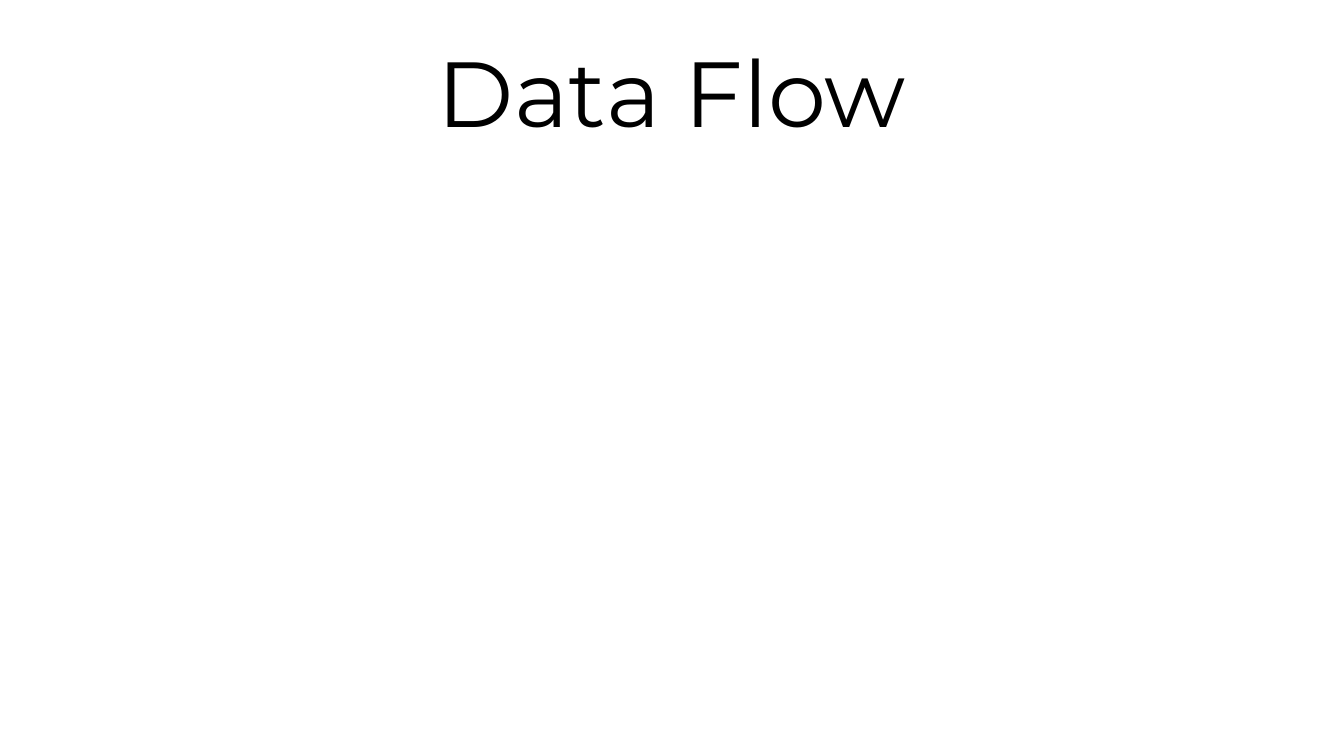
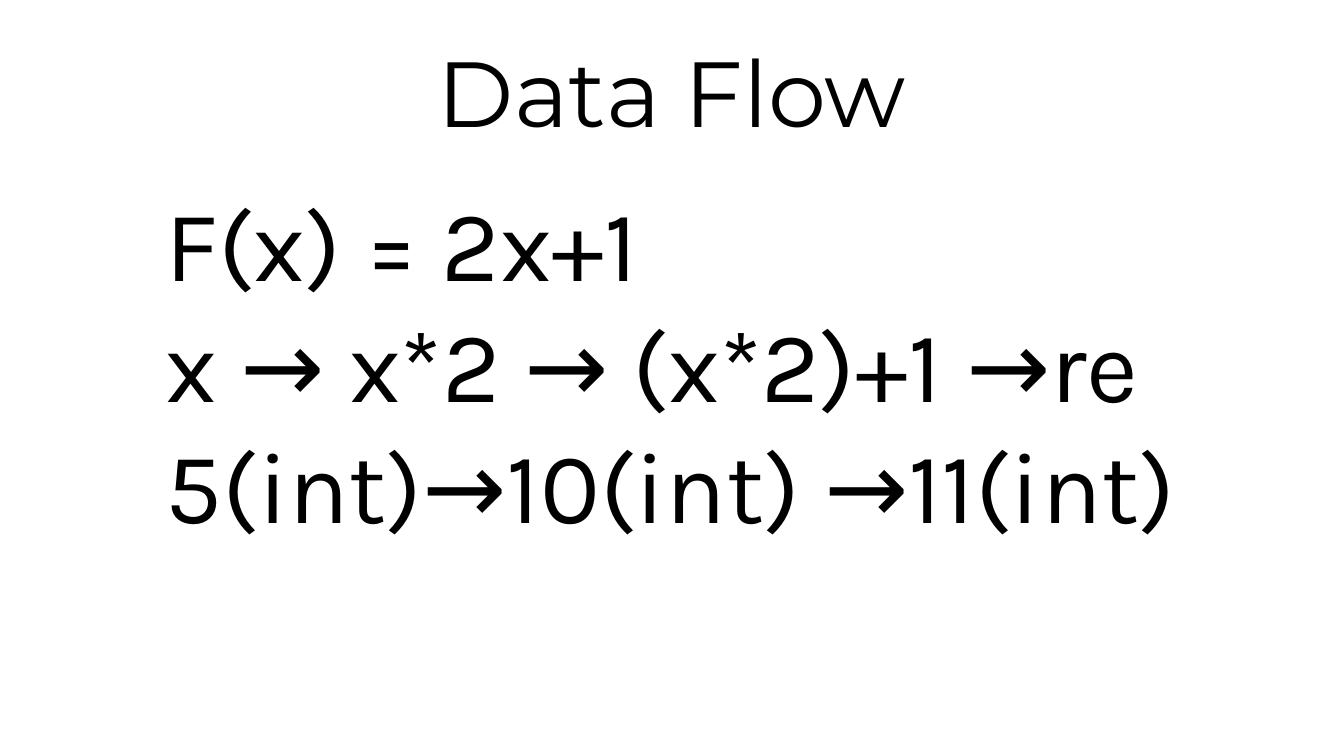
Before and after one commit to Chenct-jonathan/25ss_PyLab, a slide deck: slide 18 of slides/Python_Workshop_3.pptx. Drawn at 1344x756 pixels with LibreOffice and Linux fonts; fonts in the diff are those of the drawing. Boxes give left, top, right and bottom in pixels: in the first picture for what was removed or moved away, otherwise in the second. Text is boxed around its words. In the diff, an @@ line names an element or a change of style, - is before the commit and + after.

```diff
--- a/slides/Python_Workshop_3.pptx
+++ b/slides/Python_Workshop_3.pptx
@@ text added at (x1=165, y1=208, x2=1176, y2=535), 72 pt, text #000000 @@
+F(x) = 2x+1
+x → x*2 → (x*2)+1 →re
+5(int)→10(int) →11(int)
```
Also in this commit, not shown: 1 other slide changed.
